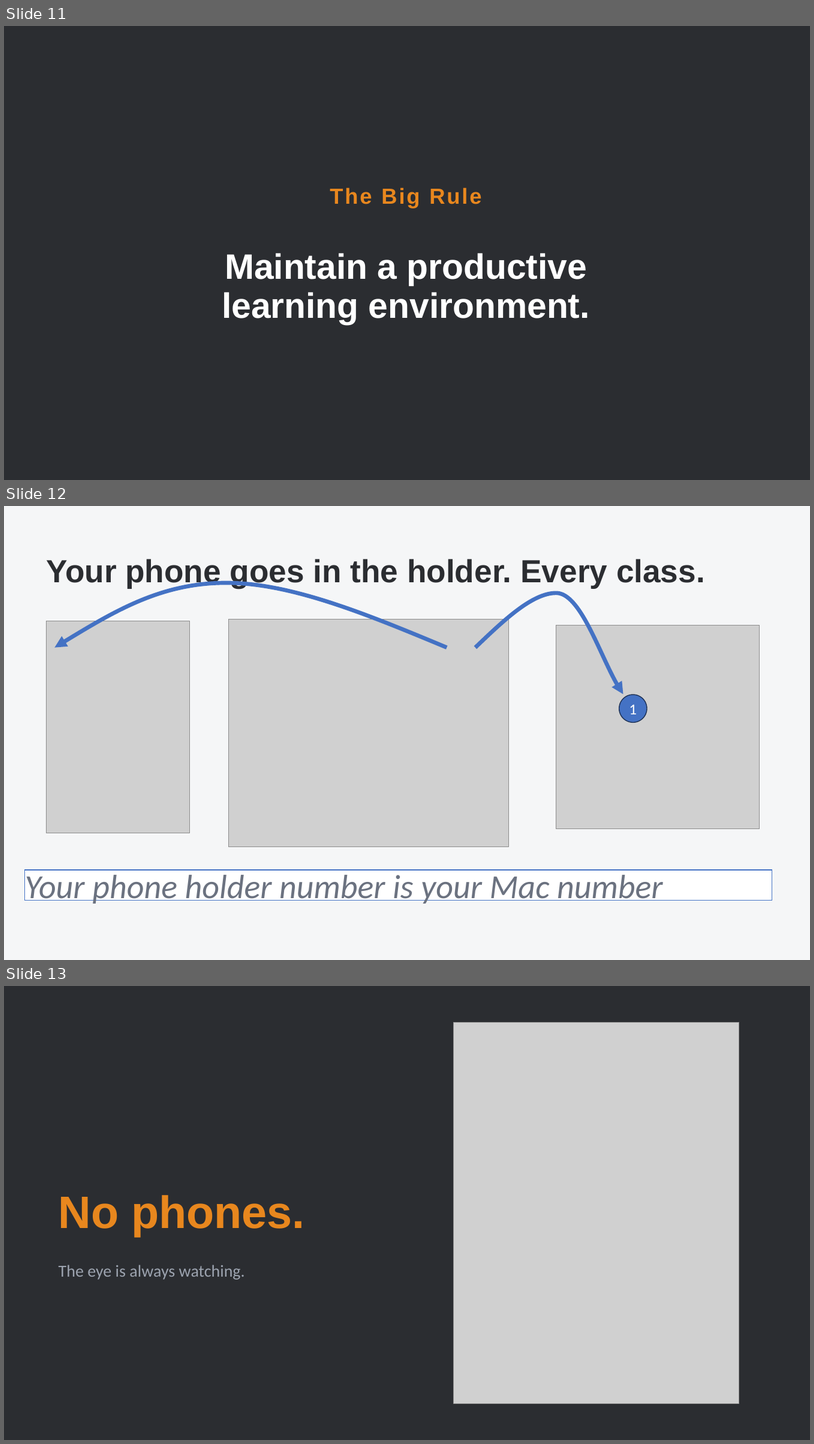
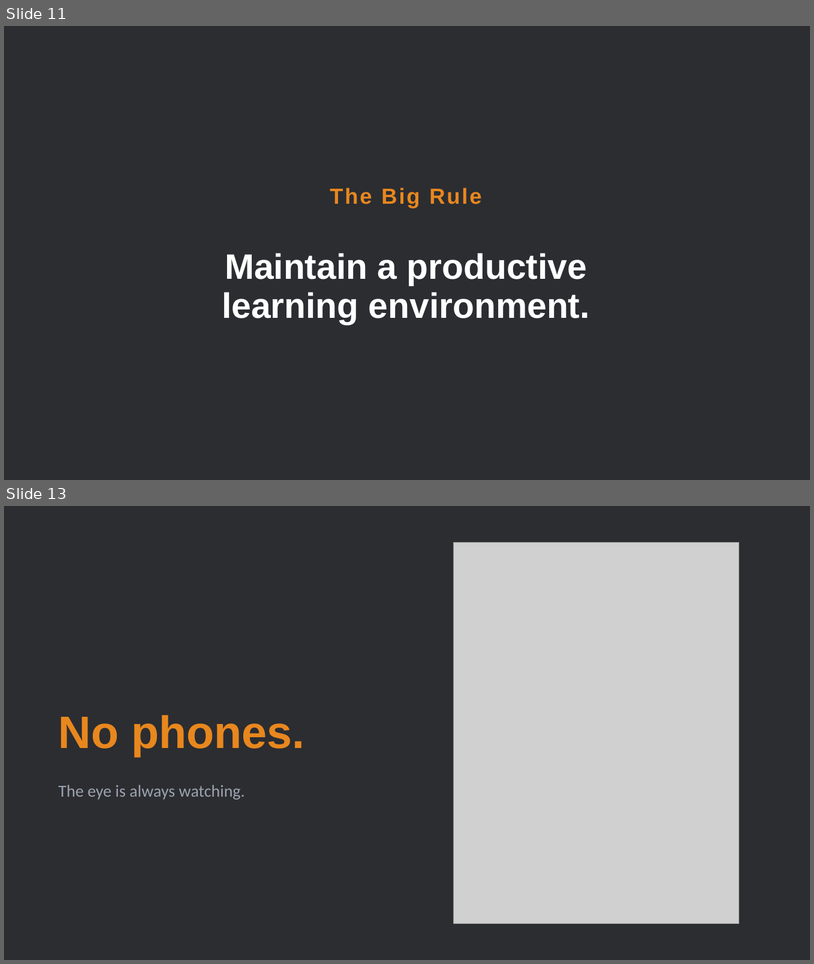
Before and after one commit to MrSalemi/nhsengineering, a slide deck: Engineering _ Class 01 _ Welcome (2026).pptx. Shown one above the other, each under a label of ours: slides 11, 12 and 13 before the commit, slides 11 and 13 after it; the slides between them are not shown. The pictures are 814x1444 and 814x964 pixels, drawn with LibreOffice and Linux fonts; fonts in the diff are those of the drawing; grey boxes stand for pictures; background and template pictures are left out. Boxes give left, top, right and bottom in pixels: in the first picture for what was removed or moved away, otherwise in the second. Text is boxed around its words. In the diff, an @@ line names an element or a change of style, - is before the commit and + after.

```diff
--- a/Engineering _ Class 01 _ Welcome (2026).pptx
+++ b/Engineering _ Class 01 _ Welcome (2026).pptx
@@ slide 12 removed at [4, 506, 810, 960], background #F5F6F7 @@
@@ text removed at [47, 559, 705, 588] @@
-Your phone goes in the holder. Every class.
@@ freeform shape removed at [55, 583, 447, 648] @@
@@ freeform shape removed at [476, 593, 624, 694] @@
@@ picture removed at [47, 621, 190, 832] @@
@@ picture removed at [228, 619, 509, 847] @@
@@ picture removed at [557, 625, 759, 828] @@
@@ ellipse removed at [620, 695, 648, 723] @@
-1
@@ rectangle removed at [24, 870, 772, 900] @@
-Your phone holder number is your Mac number
```
Also in this commit, not shown: 2 slides changed, 1 slide added.
